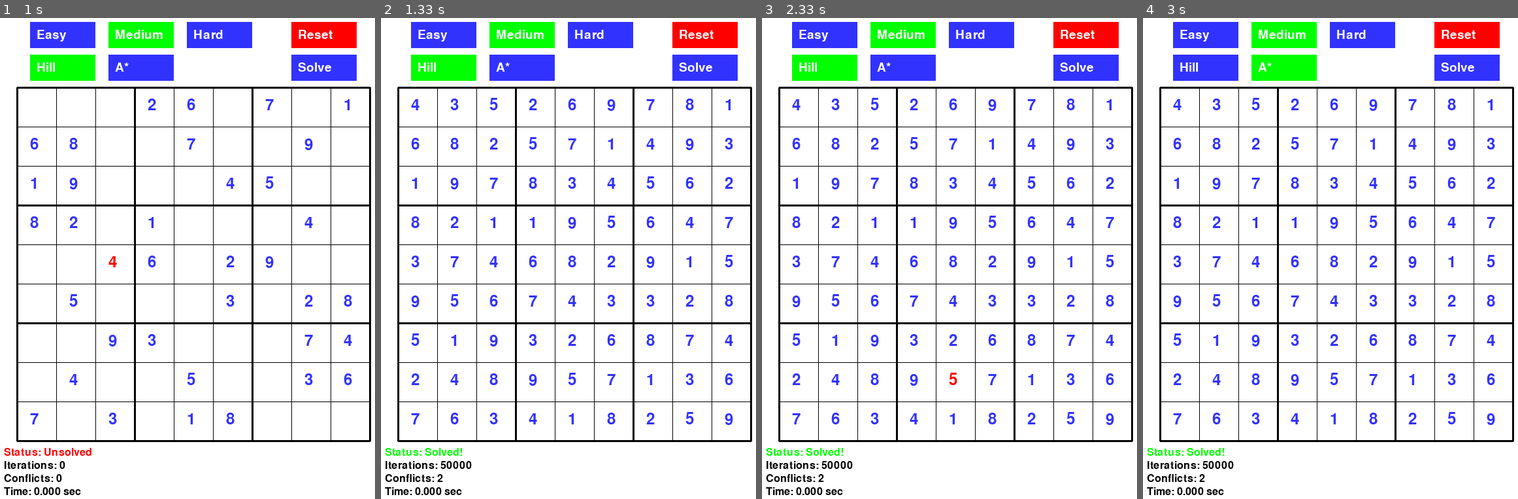
Above: before the commit, frames 1-4 (left to right).
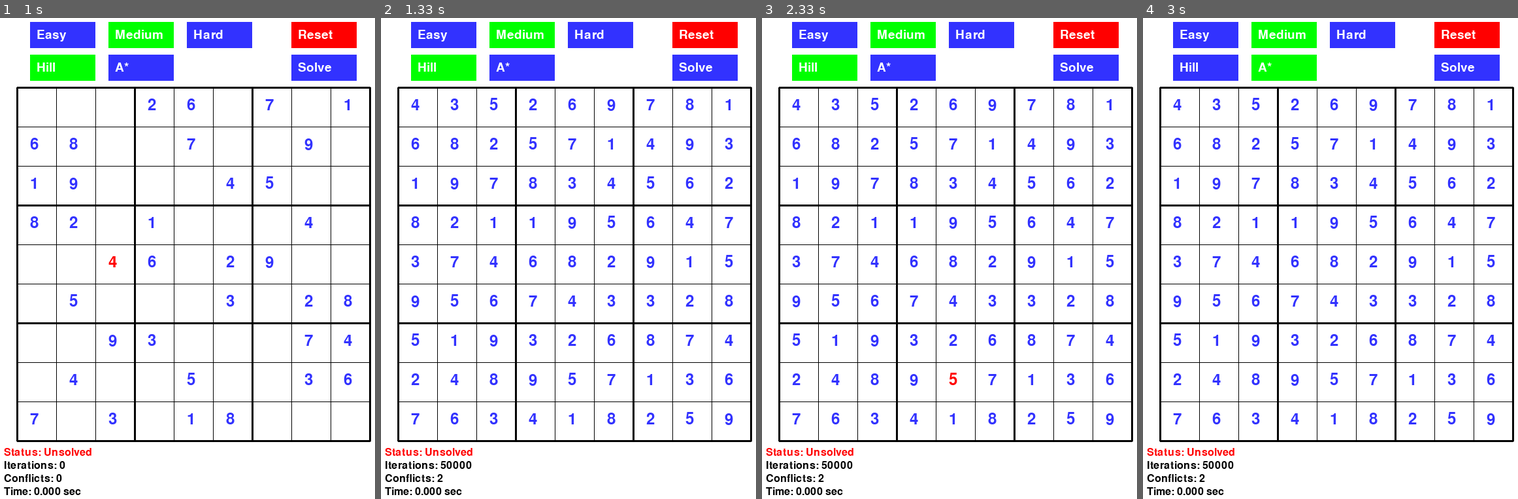
Above: after the commit, the same moments.

Repository: AyariNourhene/Sudoku
Game: pygame game, started from pygame_gui.py
Same seed, same stepped clock (60 frames per second), same inputs: the game is played once before the commit and once after it.
Inputs (mouse positions are in pixels of both pictures, inside the frame that each line leads up to):
- Up to frame 1 (1 s): click "Medium" at 0.38 s; click (97, 248) at 0.72 s
- Up to frame 2 (1.33 s): click "Solve" at 1.05 s
- Up to frame 3 (2.33 s): click (1099, 422) at 1.38 s; click (964, 70) at 1.72 s; click (938, 378) at 2.05 s
- Up to frame 4 (3 s): click (1323, 157) at 2.38 s; click (1274, 75) at 2.72 s

Frame 1 is identical in both runs. In frame 2, 0.2% of the frame differs, in the area x 1-25%, y 89-92%; in frame 3, 0.2%; in frame 4, 0.2%.

Commit message:
last commit

Diff:
--- a/pygame_gui.py
+++ b/pygame_gui.py
@@ -246,7 +246,10 @@
             self.execution_time = time.time() - start_time
 
             if self.solution:
-                self.solved = True
+                if self.conflicts == 0:
+                    self.solved = True
+                else:
+                    self.solved = False
                 # Mettre à jour la grille avec la solution
                 for i in range(9):
                     for j in range(9):
